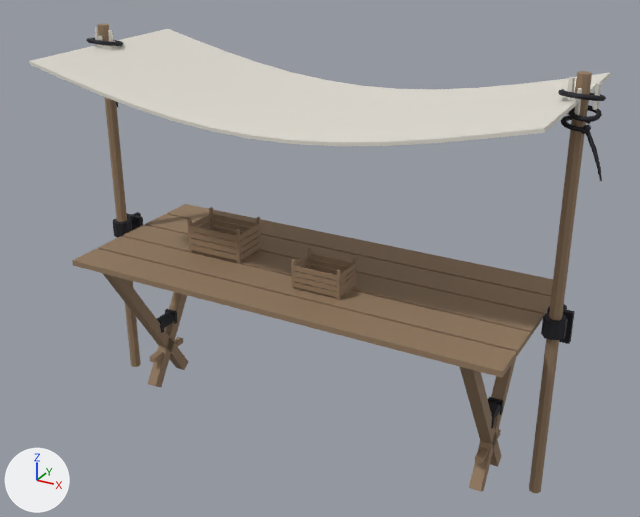
The Blender file blender/B1/stall.blend: old version first, new version second.
The view is the same before and after, from a 50 mm camera at (2.08, -3.7, 2.86) aimed at (0.05, 0.0, 1.01). Every picture has the same lights, and +X, +Y and +Z are marked at lower left. The picture after the commit comes second.

The first picture shows 'stall'.
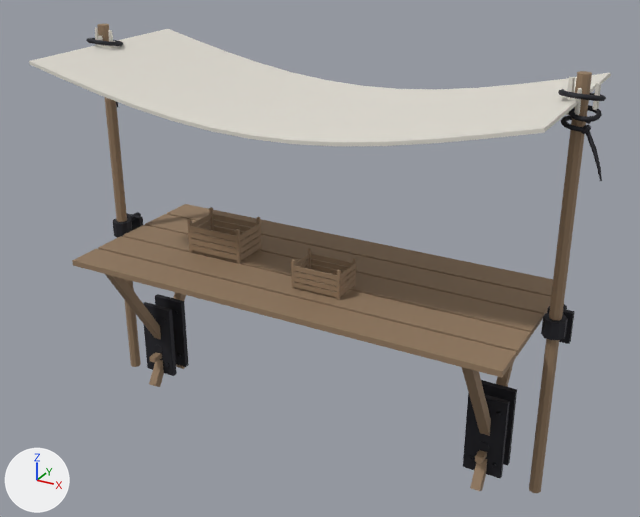
What changed in the scene script:
```text
Change me_stall:
    used by ob_stall; location = (0.0, 0.0, 0.0)
    remove me_stall.from_pydata(...)  # 2336 vertices, 2268 faces; spans x -1.38..1.42, y -0.55..0.55, z -0.02..2.1
    add me_stall.from_pydata(...)  # 2592 vertices, 2428 faces; spans x -1.38..1.42, y -0.55..0.55, z -0.01..2.1
    me_stall part 1: the loose piece of 8 vertices spanning x 0.99..1.05, y -0.45..0.17, z -0.02..0.9 is moved by (-2.04, 0.0, 0.0)
    me_stall part 2: the loose piece of 8 vertices spanning x 0.99..1.05, y -0.17..0.45, z -0.02..0.9 is moved by (-2.04, 0.0, 0.0)
    me_stall part 3: a new loose piece, a box spanning x -1.12..-0.92, y -0.075..-0.045, z 0.06..0.5, in mat_iron (dark grey #45454b)
    me_stall part 4: the loose piece of 16 vertices spanning x -1.06..-0.98, y -0.08..0.08, z 0.34..0.41 is moved by (0.0, 0.0, -0.16)
    me_stall part 5: a new loose piece, a box spanning x -1.12..-0.92, y 0.045..0.075, z 0.06..0.5, in mat_iron (dark grey #45454b)
    me_stall part 6: the loose piece of 8 vertices spanning x -1.05..-0.99, y -0.45..0.17, z -0.02..0.9 is moved by (2.04, 0.0, 0.0)
    me_stall part 7: the loose piece of 8 vertices spanning x -1.05..-0.99, y -0.17..0.45, z -0.02..0.9 is moved by (2.04, 0.0, 0.0)
    me_stall part 8: a new loose piece, a box spanning x 0.92..1.12, y -0.075..-0.045, z 0.06..0.5, in mat_iron (dark grey #45454b)
    me_stall part 9: the loose piece of 16 vertices spanning x 0.98..1.06, y -0.08..0.08, z 0.34..0.41 is moved by (0.0, 0.0, -0.16)
    me_stall part 10: a new loose piece, a box spanning x 0.92..1.12, y 0.045..0.075, z 0.06..0.5, in mat_iron (dark grey #45454b)
    me_stall part 11: the loose piece of 8 vertices spanning x -1.06..-0.98, y 0.05..0.08, z 0.34..0.42 is deleted
    me_stall part 12: the loose piece of 8 vertices spanning x 0.98..1.06, y 0.05..0.08, z 0.34..0.42 is deleted
    me_stall part 13: the loose piece of 8 vertices spanning x -1.06..-0.98, y -0.08..-0.05, z 0.34..0.42 is deleted
    me_stall part 14: the loose piece of 8 vertices spanning x 0.98..1.06, y -0.08..-0.05, z 0.34..0.42 is deleted
    other edits to the shape of me_stall do not show in these pictures
```

Changed parts and their boxes [x1, y1, x2, y2] in the pictures (640 x 517 px; the box of a moved part takes in the faces that stretch with it):
part 1 of me_stall, moved or reshaped
    before: [459, 366, 501, 467]
    after: [105, 274, 185, 369]
part 2 of me_stall, moved or reshaped
    before: [469, 359, 516, 492]
    after: [149, 292, 186, 387]
part 3 of me_stall, added
    after: [143, 302, 177, 376]
part 4 of me_stall, moved or reshaped
    before: [157, 312, 175, 329]
    after: [154, 341, 175, 353]
part 5 of me_stall, added
    after: [155, 294, 189, 367]
part 6 of me_stall, moved or reshaped
    before: [102, 273, 188, 370]
    after: [462, 367, 491, 436]
part 7 of me_stall, moved or reshaped
    before: [148, 292, 187, 387]
    after: [470, 361, 514, 491]
part 8 of me_stall, added
    after: [463, 393, 510, 478]
part 9 of me_stall, moved or reshaped
    before: [489, 401, 501, 422]
    after: [478, 441, 489, 452]
part 10 of me_stall, added
    after: [481, 380, 517, 466]
part 11 of me_stall, deleted
    before: [165, 309, 178, 324]
part 12 of me_stall, deleted
    before: [488, 397, 504, 415]
part 13 of me_stall, deleted
    before: [156, 318, 164, 333]
part 14 of me_stall, deleted
    before: [491, 412, 495, 428]
